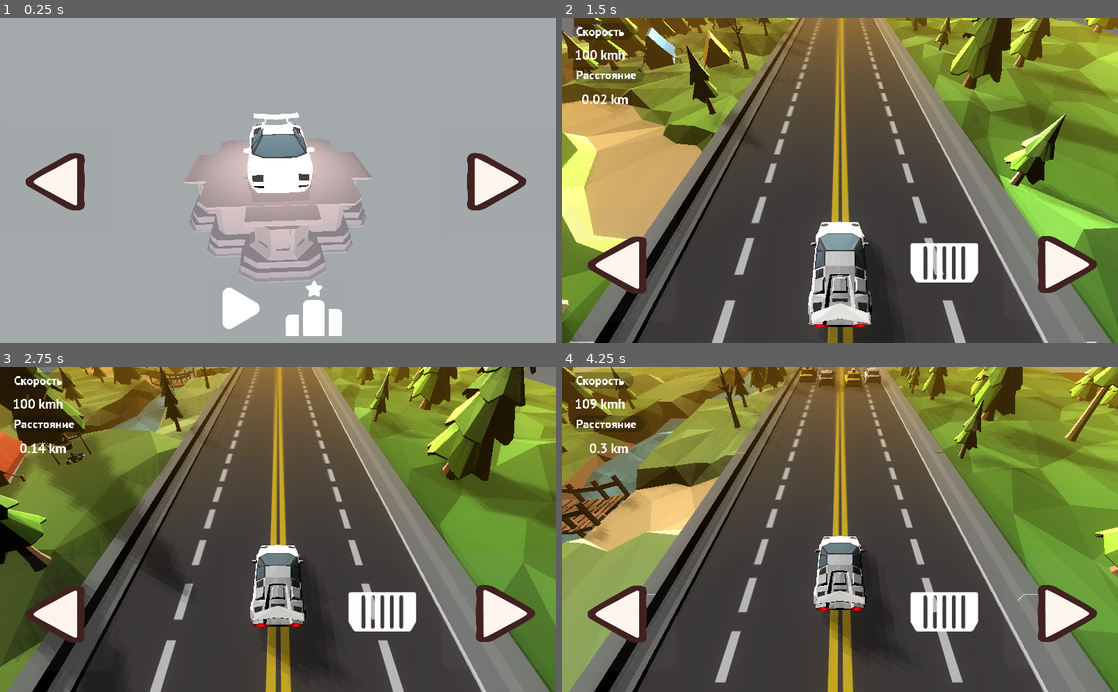
Above: before the commit, frames 1-4 (two rows, left to right).
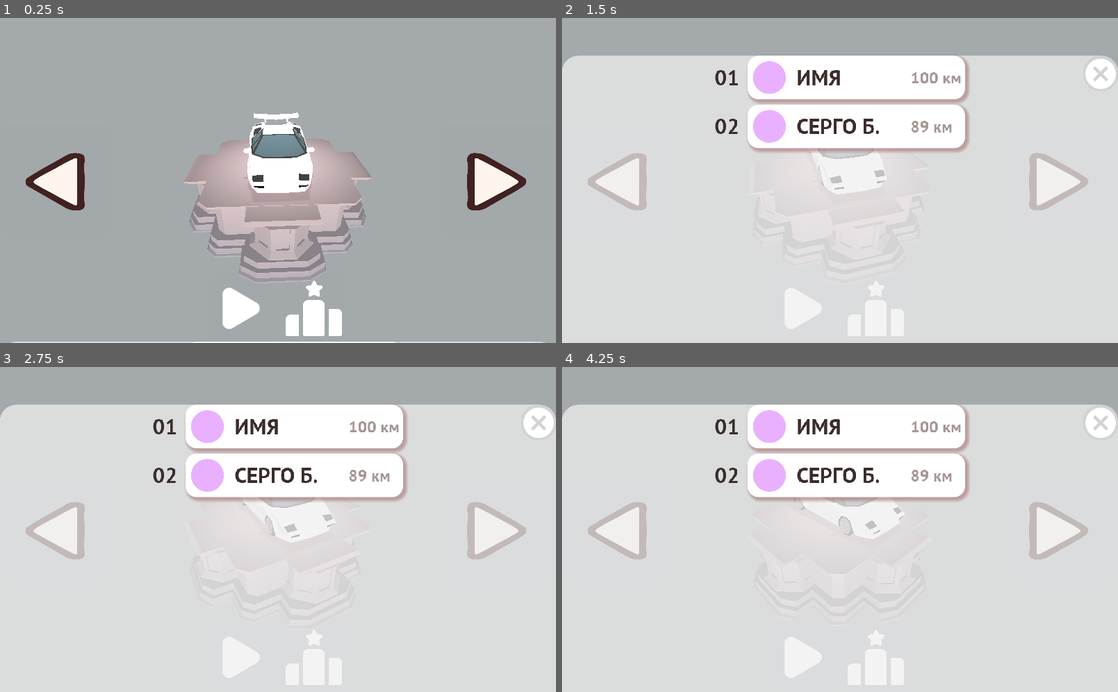
Above: after the commit, the same moments.

Repository: Aram-Osipyan/WebGames
Game: Godot game, scene res://scenes/menu.tscn
Two runs of this game, one before a commit and one after it. Both use one fixed random seed, a clock stepped at 60 frames per second and the inputs below.
Inputs (mouse positions are in pixels of both pictures, inside the frame that each line leads up to):
- Up to frame 1 (0.25 s): no input
- Up to frame 2 (1.5 s): click (873, 307) at 0.5 s; click (806, 307) at 1.25 s
- Up to frame 3 (2.75 s): click (383, 610) at 2.02 s
- Up to frame 4 (4.25 s): click (806, 656) at 2.77 s; click (1062, 529) at 3.52 s

The runs differ from the first frame. In frame 1, 0.4% of the frame differs, in the area x 2-98%, y 99-100%; in frame 2, 99%; in frame 3, 99%; in frame 4, 99%, in the area x 0-100%, y 0-100%.

Commit message:
draw menu and leaderboard page without server

Diff:
--- a/app/godot/traffic_racer/scenes/enemy_manager.gd
+++ b/app/godot/traffic_racer/scenes/enemy_manager.gd
@@ -124,7 +124,7 @@
 		return
 
 	var collider = kinematic_collider.collider
-	if Global.speed > 120:
+	if collider is KinematicBody and Global.speed > 120:
 		Global.make_game_over()
 		collider.move_and_collide(Vector3.FORWARD * delta * (Global.road_speed - speed))
 		Global.vibrate(500)
--- a/app/godot/traffic_racer/scenes/main.tscn
+++ b/app/godot/traffic_racer/scenes/main.tscn
@@ -12,6 +12,9 @@
 [ext_resource path="res://road_surface.tres" type="Shader" id=10]
 [ext_resource path="res://Дорожные Знаки2.png" type="Texture" id=11]
 [ext_resource path="res://scripts/road_surface.gd" type="Script" id=12]
+[ext_resource path="res://pause_icon.png" type="Texture" id=13]
+[ext_resource path="res://continue button 2.png" type="Texture" id=14]
+[ext_resource path="res://garage-3.png" type="Texture" id=15]
 
 [sub_resource type="Environment" id=1]
 ambient_light_color = Color( 0, 0, 0, 0.341176 )
@@ -110,8 +113,8 @@
 size = 22
 font_data = ExtResource( 9 )
 
-[sub_resource type="StyleBoxFlat" id=17]
-bg_color = Color( 0.0392157, 0.0392157, 0.0392157, 0.270588 )
+[sub_resource type="StyleBoxFlat" id=36]
+bg_color = Color( 0.0392157, 0.0392157, 0.0392157, 0.380392 )
 corner_radius_top_left = 15
 corner_radius_top_right = 15
 corner_radius_bottom_right = 15
@@ -119,7 +122,7 @@
 
 [sub_resource type="Theme" id=18]
 Label/fonts/font = SubResource( 19 )
-Label/styles/normal = SubResource( 17 )
+Label/styles/normal = SubResource( 36 )
 
 [sub_resource type="StyleBoxFlat" id=31]
 bg_color = Color( 0.6, 0.6, 0.6, 0 )
@@ -127,13 +130,56 @@
 [sub_resource type="Theme" id=28]
 Panel/styles/panel = SubResource( 31 )
 
-[sub_resource type="DynamicFont" id=29]
+[sub_resource type="DynamicFont" id=44]
 size = 50
-outline_color = Color( 1, 1, 1, 0 )
+outline_size = 2
+outline_color = Color( 0.0352941, 0.0156863, 0.0156863, 1 )
 font_data = ExtResource( 9 )
 
 [sub_resource type="Theme" id=30]
-Label/fonts/font = SubResource( 29 )
+Label/fonts/font = SubResource( 44 )
+
+[sub_resource type="StyleBoxFlat" id=43]
+bg_color = Color( 0.819608, 0.788235, 0.788235, 1 )
+corner_radius_top_left = 20
+corner_radius_top_right = 20
+corner_radius_bottom_right = 20
+corner_radius_bottom_left = 20
+
+[sub_resource type="StyleBoxFlat" id=39]
+bg_color = Color( 0.819608, 0.788235, 0.788235, 1 )
+corner_radius_top_left = 20
+corner_radius_top_right = 20
+corner_radius_bottom_right = 20
+corner_radius_bottom_left = 20
+
+[sub_resource type="StyleBoxFlat" id=42]
+bg_color = Color( 0.6, 0.568627, 0.568627, 1 )
+corner_radius_top_left = 20
+corner_radius_top_right = 20
+corner_radius_bottom_right = 20
+corner_radius_bottom_left = 20
+
+[sub_resource type="Theme" id=40]
+Button/styles/hover = SubResource( 43 )
+Button/styles/normal = SubResource( 39 )
+Button/styles/pressed = SubResource( 42 )
+
+[sub_resource type="DynamicFont" id=41]
+size = 37
+font_data = ExtResource( 9 )
+
+[sub_resource type="StyleBoxFlat" id=37]
+bg_color = Color( 0.6, 0.6, 0.6, 0 )
+corner_radius_top_left = 15
+corner_radius_top_right = 15
+corner_radius_bottom_right = 15
+corner_radius_bottom_left = 15
+
+[sub_resource type="Theme" id=38]
+Label/colors/font_color = Color( 0.00784314, 0.00392157, 0.00392157, 1 )
+Label/fonts/font = SubResource( 41 )
+Label/styles/normal = SubResource( 37 )
 
 [sub_resource type="BoxShape" id=22]
 extents = Vector3( 1, 1, 12.9177 )
@@ -290,15 +336,20 @@
 align = 2
 valign = 1
 
-[node name="Panel3" type="Panel" parent="Panel"]
+[node name="GameOver3" type="Panel" parent="Panel"]
 visible = false
-anchor_right = 1.0
-anchor_bottom = 1.0
-margin_bottom = -478.0
+anchor_left = 0.5
+anchor_top = 0.5
+anchor_right = 0.5
+anchor_bottom = 0.5
+margin_left = -262.0
+margin_top = -30.0
+margin_right = 296.0
+margin_bottom = 51.0
 rect_scale = Vector2( 1, 4.88 )
 theme = SubResource( 28 )
 
-[node name="Label" type="Label" parent="Panel/Panel3"]
+[node name="Label" type="Label" parent="Panel/GameOver3"]
 anchor_left = 0.5
 anchor_top = 0.5
 anchor_right = 0.5
@@ -311,6 +362,185 @@
 text = "игра окончена"
 uppercase = true
 
+[node name="MainMenuButton" type="Button" parent="Panel/GameOver3"]
+anchor_left = 0.5
+anchor_top = 0.5
+anchor_right = 0.5
+anchor_bottom = 0.5
+margin_left = -216.0
+margin_top = -84.5
+margin_right = 68.0
+margin_bottom = 43.5
+rect_min_size = Vector2( 0, 128 )
+rect_scale = Vector2( 1, 0.47541 )
+theme = SubResource( 40 )
+
+[node name="HBoxContainer" type="HBoxContainer" parent="Panel/GameOver3/MainMenuButton"]
+margin_right = 228.0
+margin_bottom = 128.0
+alignment = 1
+
+[node name="TextureRect" type="TextureRect" parent="Panel/GameOver3/MainMenuButton/HBoxContainer"]
+margin_right = 128.0
+margin_bottom = 128.0
+rect_min_size = Vector2( 128, 0 )
+texture = ExtResource( 15 )
+
+[node name="Speed Label" type="Label" parent="Panel/GameOver3/MainMenuButton/HBoxContainer"]
+margin_left = 132.0
+margin_top = 39.0
+margin_right = 228.0
+margin_bottom = 88.0
+theme = SubResource( 38 )
+text = "Меню"
+align = 1
+valign = 1
+
+[node name="Pause" type="Button" parent="Panel"]
+anchor_left = 1.0
+anchor_right = 1.0
+margin_left = -54.0
+margin_top = 10.0
+margin_right = -11.0
+margin_bottom = 56.0
+rect_scale = Vector2( 1, 1.00226 )
+theme = SubResource( 8 )
+icon = ExtResource( 13 )
+icon_align = 1
+expand_icon = true
+
+[node name="Modulation" type="Panel" parent="Panel"]
+visible = false
+modulate = Color( 0, 0, 0, 0 )
+anchor_right = 1.0
+anchor_bottom = 1.0
+
+[node name="PopupResume" type="Panel" parent="Panel"]
+visible = false
+self_modulate = Color( 1, 1, 1, 0 )
+anchor_left = 0.5
+anchor_top = 0.5
+anchor_right = 0.5
+anchor_bottom = 0.5
+margin_left = -190.5
+margin_top = -131.0
+margin_right = 190.5
+margin_bottom = 131.0
+
+[node name="VBoxContainer" type="VBoxContainer" parent="Panel/PopupResume"]
+anchor_right = 1.0
+anchor_bottom = 1.0
+
+[node name="ContinueButton" type="Button" parent="Panel/PopupResume/VBoxContainer"]
+margin_right = 381.0
+margin_bottom = 128.0
+rect_min_size = Vector2( 0, 128 )
+theme = SubResource( 40 )
+
+[node name="HBoxContainer" type="HBoxContainer" parent="Panel/PopupResume/VBoxContainer/ContinueButton"]
+margin_right = 40.0
+margin_bottom = 40.0
+
+[node name="TextureRect" type="TextureRect" parent="Panel/PopupResume/VBoxContainer/ContinueButton/HBoxContainer"]
+margin_right = 128.0
+margin_bottom = 128.0
+texture = ExtResource( 14 )
+
+[node name="Speed Label" type="Label" parent="Panel/PopupResume/VBoxContainer/ContinueButton/HBoxContainer"]
+margin_left = 132.0
+margin_top = 39.0
+margin_right = 344.0
+margin_bottom = 88.0
+theme = SubResource( 38 )
+text = " Продолжить"
+align = 1
+valign = 1
+
+[node name="MainMenuButton" type="Button" parent="Panel/PopupResume/VBoxContainer"]
+margin_top = 132.0
+margin_right = 381.0
+margin_bottom = 260.0
+rect_min_size = Vector2( 0, 128 )
+theme = SubResource( 40 )
+
+[node name="HBoxContainer" type="HBoxContainer" parent="Panel/PopupResume/VBoxContainer/MainMenuButton"]
+margin_right = 40.0
+margin_bottom = 40.0
+
+[node name="TextureRect" type="TextureRect" parent="Panel/PopupResume/VBoxContainer/MainMenuButton/HBoxContainer"]
+margin_right = 128.0
+margin_bottom = 128.0
+texture = ExtResource( 15 )
+
+[node name="Speed Label" type="Label" parent="Panel/PopupResume/VBoxContainer/MainMenuButton/HBoxContainer"]
+margin_left = 132.0
+margin_top = 39.0
+margin_right = 228.0
+margin_bottom = 88.0
+theme = SubResource( 38 )
+text = "Меню"
+align = 1
+valign = 1
+
+[node name="GameOver" type="Panel" parent="Panel"]
+self_modulate = Color( 1, 1, 1, 0 )
+anchor_right = 1.0
+anchor_bottom = 1.0
+
+[node name="VBoxContainer" type="VBoxContainer" parent="Panel/GameOver"]
+anchor_left = 0.5
+anchor_top = 0.5
+anchor_right = 0.5
+anchor_bottom = 0.5
+margin_left = -190.5
+margin_top = -98.5
+margin_right = 190.5
+margin_bottom = 98.5
+
+[node name="Label" type="Label" parent="Panel/GameOver/VBoxContainer"]
+margin_right = 381.0
+margin_bottom = 65.0
+theme = SubResource( 30 )
+text = "игра окончена"
+uppercase = true
+
+[node name="MainMenuButton" type="Button" parent="Panel/GameOver/VBoxContainer"]
+margin_top = 69.0
+margin_right = 381.0
+margin_bottom = 197.0
+rect_min_size = Vector2( 0, 128 )
+theme = SubResource( 40 )
+
+[node name="HBoxContainer" type="HBoxContainer" parent="Panel/GameOver/VBoxContainer/MainMenuButton"]
+margin_right = 40.0
+margin_bottom = 40.0
+
+[node name="TextureRect" type="TextureRect" parent="Panel/GameOver/VBoxContainer/MainMenuButton/HBoxContainer"]
+margin_right = 128.0
+margin_bottom = 128.0
+texture = ExtResource( 15 )
+
+[node name="Speed Label" type="Label" parent="Panel/GameOver/VBoxContainer/MainMenuButton/HBoxContainer"]
+margin_left = 132.0
+margin_top = 39.0
+margin_right = 228.0
+margin_bottom = 88.0
+theme = SubResource( 38 )
+text = "Меню"
+align = 1
+valign = 1
+
+[node name="ResultLabel" type="Label" parent="Panel/GameOver"]
+anchor_left = 0.5
+anchor_right = 0.5
+margin_left = -190.5
+margin_right = 190.5
+margin_bottom = 65.0
+theme = SubResource( 30 )
+text = "0 км"
+align = 1
+uppercase = true
+
 [node name="Colliders2" type="StaticBody" parent="."]
 transform = Transform( 1, 0, 0, 0, 1, 0, 0, 0, 1, -2.48994, 0, 41.2252 )
 collision_mask = 15
--- a/app/godot/traffic_racer/scenes/menu.tscn
+++ b/app/godot/traffic_racer/scenes/menu.tscn
@@ -9,6 +9,8 @@
 [ext_resource path="res://assets/ui/right.tres" type="Texture" id=7]
 [ext_resource path="res://assets/4567732_button_interface_multimedia_play_user_icon (1).png" type="Texture" id=8]
 [ext_resource path="res://assets/rank.png" type="Texture" id=9]
+[ext_resource path="res://assets/close_button_icon.png" type="Texture" id=10]
+[ext_resource path="res://fonts/PTSans-Bold.ttf" type="DynamicFontData" id=11]
 
 [sub_resource type="ProceduralSky" id=24]
 radiance_size = 0
@@ -66,6 +68,75 @@
 Button/styles/normal = SubResource( 7 )
 Button/styles/pressed = SubResource( 9 )
 
+[sub_resource type="StyleBoxFlat" id=25]
+bg_color = Color( 0.937255, 0.937255, 0.937255, 0.741176 )
+corner_radius_top_left = 30
+corner_radius_top_right = 30
+
+[sub_resource type="Theme" id=26]
+Panel/styles/panel = SubResource( 25 )
+
+[sub_resource type="StyleBoxFlat" id=27]
+bg_color = Color( 0.6, 0.6, 0.6, 0.160784 )
+corner_radius_top_left = 30
+corner_radius_top_right = 30
+corner_radius_bottom_right = 30
+corner_radius_bottom_left = 30
+
+[sub_resource type="Theme" id=28]
+Button/styles/focus = SubResource( 27 )
+Button/styles/hover = SubResource( 27 )
+Button/styles/normal = SubResource( 27 )
+Button/styles/pressed = SubResource( 27 )
+
+[sub_resource type="DynamicFont" id=34]
+size = 40
+font_data = ExtResource( 11 )
+
+[sub_resource type="Theme" id=35]
+Label/colors/font_color = Color( 0.231373, 0.172549, 0.172549, 1 )
+Label/fonts/font = SubResource( 34 )
+
+[sub_resource type="StyleBoxFlat" id=31]
+bg_color = Color( 1, 1, 1, 1 )
+corner_radius_top_left = 20
+corner_radius_top_right = 20
+corner_radius_bottom_right = 20
+corner_radius_bottom_left = 20
+shadow_color = Color( 0.662745, 0.462745, 0.462745, 0.6 )
+shadow_size = 7
+shadow_offset = Vector2( 4, 4 )
+
+[sub_resource type="Theme" id=32]
+Panel/styles/panel = SubResource( 31 )
+
+[sub_resource type="StyleBoxFlat" id=36]
+
+[sub_resource type="Theme" id=33]
+HBoxContainer/constants/separation = 4
+Panel/styles/panel = SubResource( 36 )
+
+[sub_resource type="StyleBoxFlat" id=39]
+bg_color = Color( 0.6, 0.6, 0.6, 0 )
+
+[sub_resource type="StyleBoxFlat" id=29]
+bg_color = Color( 0.956863, 0.831373, 1, 1 )
+corner_radius_top_left = 30
+corner_radius_top_right = 30
+corner_radius_bottom_right = 30
+corner_radius_bottom_left = 30
+
+[sub_resource type="Theme" id=30]
+Panel/styles/panel = SubResource( 29 )
+
+[sub_resource type="DynamicFont" id=38]
+size = 30
+font_data = ExtResource( 11 )
+
+[sub_resource type="Theme" id=37]
+Label/colors/font_color = Color( 0.65098, 0.592157, 0.592157, 1 )
+Label/fonts/font = SubResource( 38 )
+
 [node name="Spatial" type="Spatial"]
 script = ExtResource( 1 )
 
@@ -179,5 +250,173 @@
 texture = ExtResource( 9 )
 expand = true
 
+[node name="Leaderboard" type="Panel" parent="Panel"]
+anchor_right = 1.0
+anchor_bottom = 1.0
+margin_top = 598.0
+margin_bottom = 598.0
+theme = SubResource( 26 )
+
+[node name="Close" type="Button" parent="Panel/Leaderboard"]
+anchor_left = 1.0
+anchor_right = 1.0
+margin_left = -64.0
+margin_bottom = 65.0
+theme = SubResource( 28 )
+
+[node name="TextureRect" type="TextureRect" parent="Panel/Leaderboard/Close"]
+anchor_left = 0.5
+anchor_top = 0.5
+anchor_right = 0.5
+anchor_bottom = 0.5
+margin_left = -32.0
+margin_top = -32.0
+margin_right = 32.0
+margin_bottom = 32.0
+texture = ExtResource( 10 )
+
+[node name="VBoxContainer" type="VBoxContainer" parent="Panel/Leaderboard"]
+anchor_left = 0.5
+anchor_right = 0.5
+margin_left = -250.0
+margin_right = 250.0
+margin_bottom = 600.0
+rect_min_size = Vector2( 500, 0 )
+rect_pivot_offset = Vector2( 250, 0 )
+custom_constants/separation = 10
+
+[node name="HBoxContainer" type="HBoxContainer" parent="Panel/Leaderboard/VBoxContainer"]
+margin_right = 500.0
+margin_bottom = 80.0
+custom_constants/separation = 15
+alignment = 1
+
+[node name="Label" type="Label" parent="Panel/Leaderboard/VBoxContainer/HBoxContainer"]
+margin_left = 19.0
+margin_top = 13.0
+margin_right = 65.0
+margin_bottom = 66.0
+theme = SubResource( 35 )
+text = "01"
+uppercase = true
+
+[node name="Panel" type="Panel" parent="Panel/Leaderboard/VBoxContainer/HBoxContainer"]
+margin_left = 80.0
+margin_right = 480.0
+margin_bottom = 80.0
+rect_min_size = Vector2( 400, 80 )
+theme = SubResource( 32 )
+
+[node name="HBoxContainer" type="HBoxContainer" parent="Panel/Leaderboard/VBoxContainer/HBoxContainer/Panel"]
+anchor_right = 1.0
+anchor_bottom = 1.0
+rect_scale = Vector2( 1, 1.00115 )
+theme = SubResource( 33 )
+custom_constants/separation = 10
+
+[node name="Panel" type="Panel" parent="Panel/Leaderboard/VBoxContainer/HBoxContainer/Panel/HBoxContainer"]
+margin_right = 80.0
+margin_bottom = 80.0
+rect_min_size = Vector2( 80, 0 )
+custom_styles/panel = SubResource( 39 )
+
+[node name="ColorRect" type="Panel" parent="Panel/Leaderboard/VBoxContainer/HBoxContainer/Panel/HBoxContainer/Panel"]
+modulate = Color( 0.956863, 0.831373, 1, 1 )
+anchor_left = 0.5
+anchor_top = 0.5
+anchor_right = 0.5
+anchor_bottom = 0.5
+margin_left = -30.0
+margin_top = -30.0
+margin_right = 30.0
+margin_bottom = 30.0
+rect_min_size = Vector2( 60, 60 )
+theme = SubResource( 30 )
+
+[node name="Label" type="Label" parent="Panel/Leaderboard/VBoxContainer/HBoxContainer/Panel/HBoxContainer"]
+margin_left = 90.0
+margin_top = 13.0
+margin_right = 290.0
+margin_bottom = 66.0
+rect_min_size = Vector2( 200, 0 )
+theme = SubResource( 35 )
+text = "Имя"
+uppercase = true
+
+[node name="Result" type="Label" parent="Panel/Leaderboard/VBoxContainer/HBoxContainer/Panel/HBoxContainer"]
+margin_left = 300.0
+margin_top = 20.0
+margin_right = 394.0
+margin_bottom = 60.0
+theme = SubResource( 37 )
+text = "100 км"
+
+[node name="HBoxContainer2" type="HBoxContainer" parent="Panel/Leaderboard/VBoxContainer"]
+margin_top = 90.0
+margin_right = 500.0
+margin_bottom = 170.0
+custom_constants/separation = 15
+alignment = 1
+
+[node name="Label" type="Label" parent="Panel/Leaderboard/VBoxContainer/HBoxContainer2"]
+margin_left = 19.0
+margin_top = 13.0
+margin_right = 65.0
+margin_bottom = 66.0
+theme = SubResource( 35 )
+text = "02"
+uppercase = true
+
+[node name="Panel" type="Panel" parent="Panel/Leaderboard/VBoxContainer/HBoxContainer2"]
+margin_left = 80.0
+margin_right = 480.0
+margin_bottom = 80.0
+rect_min_size = Vector2( 400, 80 )
+theme = SubResource( 32 )
+
+[node name="HBoxContainer" type="HBoxContainer" parent="Panel/Leaderboard/VBoxContainer/HBoxContainer2/Panel"]
+anchor_right = 1.0
+anchor_bottom = 1.0
+rect_scale = Vector2( 1, 1.00115 )
+theme = SubResource( 33 )
+custom_constants/separation = 10
+
+[node name="Panel" type="Panel" parent="Panel/Leaderboard/VBoxContainer/HBoxContainer2/Panel/HBoxContainer"]
+margin_right = 80.0
+margin_bottom = 80.0
+rect_min_size = Vector2( 80, 0 )
+custom_styles/panel = SubResource( 39 )
+
+[node name="ColorRect" type="Panel" parent="Panel/Leaderboard/VBoxContainer/HBoxContainer2/Panel/HBoxContainer/Panel"]
+modulate = Color( 0.956863, 0.831373, 1, 1 )
+anchor_left = 0.5
+anchor_top = 0.5
+anchor_right = 0.5
+anchor_bottom = 0.5
+margin_left = -30.0
+margin_top = -30.0
+margin_right = 30.0
+margin_bottom = 30.0
+rect_min_size = Vector2( 60, 60 )
+theme = SubResource( 30 )
+
+[node name="Label" type="Label" parent="Panel/Leaderboard/VBoxContainer/HBoxContainer2/Panel/HBoxContainer"]
+margin_left = 90.0
+margin_top = 13.0
+margin_right = 290.0
+margin_bottom = 66.0
+rect_min_size = Vector2( 200, 0 )
+theme = SubResource( 35 )
+text = "серго б."
+uppercase = true
+
+[node name="Result" type="Label" parent="Panel/Leaderboard/VBoxContainer/HBoxContainer2/Panel/HBoxContainer"]
+margin_left = 300.0
+margin_top = 20.0
+margin_right = 377.0
+margin_bottom = 60.0
+theme = SubResource( 37 )
+text = "89 км"
+
 [node name="DirectionalLight" type="DirectionalLight" parent="."]
 light_energy = 0.467
--- a/app/godot/traffic_racer/scripts/global.gd
+++ b/app/godot/traffic_racer/scripts/global.gd
@@ -4,6 +4,7 @@
 
 signal input(event)
 signal speed_changed(speed)
+signal game_over
 
 var speed = 100 setget set_speed, get_speed
 
@@ -43,7 +44,14 @@
 	return game_state == GameState.GAME_OVER
 
 func make_game_over():
+	emit_signal("game_over")
 	game_state = GameState.GAME_OVER
+
+func make_menu():
+	game_state = GameState.MENU
+
+func make_game():
+	game_state = GameState.GAME
 
 func get_current_player_prefab():
 	return player_prefabs[choosed_prefab]
--- a/app/godot/traffic_racer/scripts/menu.gd
+++ b/app/godot/traffic_racer/scripts/menu.gd
@@ -1,6 +1,9 @@
 extends Spatial
 
 var prefabs = []
+
+var leaderboard_popup:Tween
+var leaderboard_close:Tween
 
 func _ready():
 	for prefab in Global.player_prefabs:
@@ -16,6 +19,15 @@
 	$Panel/Right.connect("pressed", self, 'choose_next')
 	$Panel/Left.connect("pressed", self, 'choose_previous')
 	$Panel/HBoxContainer/Play_Button.connect("pressed", self, "play")
+	$Panel/HBoxContainer/Leaderboard.connect("pressed", self, "leaderboard_popup")
+	$Panel/Leaderboard/Close.connect("pressed", self, "leaderboard_close")
+
+	leaderboard_popup = Tween.new()
+	leaderboard_close = Tween.new()
+	#popup_tween.interpolate_property(self, '')
+	self.add_child(leaderboard_popup)
+	self.add_child(leaderboard_close)
+
 func _process(delta):
 	$Pedestal.rotate_y(+.003)
 
@@ -35,5 +47,26 @@
 	choose_prefab(Global.choosed_prefab)
 
 func play():
-	print('play')
+	Global.make_game()
 	get_tree().change_scene('res://scenes/main.tscn')
+
+func leaderboard_popup():
+	leaderboard_popup.remove_all()
+	leaderboard_popup.interpolate_method($Panel/Leaderboard, \
+		"set_position", \
+		Vector2(0, OS.get_window_size().y), \
+		Vector2(0, 40), 0.4, 3)
+	leaderboard_popup.interpolate_method($Panel/Leaderboard, \
+		"set_position", \
+		Vector2(0, 40), \
+		Vector2(0, 70), 0.15, 1, 0, 0.4)
+	leaderboard_popup.start()
+
+	#self.set_position(Vector2(0,160))
+func leaderboard_close():
+	leaderboard_close.remove_all()
+	leaderboard_close.interpolate_method($Panel/Leaderboard, \
+		"set_position", \
+		Vector2(0, 170), \
+		Vector2(0, OS.get_window_size().y), 0.15, 1, 0, 0)
+	leaderboard_close.start()
--- a/app/godot/traffic_racer/scripts/road_surface.gd
+++ b/app/godot/traffic_racer/scripts/road_surface.gd
@@ -1,17 +1,11 @@
 extends Spatial
 
-
-# Declare member variables here. Examples:
-# var a = 2
-# var b = "text"
 onready var mat
 
 # Called when the node enters the scene tree for the first time.
 func _ready():
 	mat = $MeshInstance.get_surface_material(0)
 
-
-# Called every frame. 'delta' is the elapsed time since the previous frame.
 func _process(delta):
 	mat.set_shader_param("Speed", Vector3(0, - Global.speed * 0.001 ,0))
 	mat.set_shader_param("Distance", Vector3(0,- Global.distance * 0.009,0))
--- a/app/godot/traffic_racer/scripts/ui_controller.gd
+++ b/app/godot/traffic_racer/scripts/ui_controller.gd
@@ -1,22 +1,39 @@
 extends Panel
 
+var tween
+var out_tween:Tween
+var game_over_tween:Tween
 
-# Declare member variables here. Examples:
-# var a = 2
-# var b = "text"
+func _ready():
+	$Pause.connect("pressed", self, "_on_pause_button_down")
+	$PopupResume/VBoxContainer/ContinueButton.connect("pressed", self, "_on_resume_button_down")
+	$PopupResume/VBoxContainer/MainMenuButton.connect("pressed", self, "_on_main_menu_button_pressed")
+	$GameOver/VBoxContainer/MainMenuButton.connect("pressed", self, "_on_main_menu_button_pressed")
+
+	$GameOver.visible = false
+	Global.connect("game_over", self, "_on_game_over")
+
+	$PopupResume.visible = false
+	$PopupResume.pause_mode = Node.PAUSE_MODE_PROCESS
+	$PopupResume.rect_pivot_offset = $PopupResume.rect_size / 2
+	$GameOver.rect_pivot_offset = $PopupResume.rect_size / 2
+
+	tween = Tween.new()
+	out_tween = Tween.new()
+	game_over_tween = Tween.new()
+
+	tween.pause_mode = Node.PAUSE_MODE_PROCESS
+	out_tween.pause_mode = Node.PAUSE_MODE_PROCESS
+	game_over_tween.pause_mode = Node.PAUSE_MODE_PROCESS
+
+	self.add_child(tween)
+	self.add_child(out_tween)
+	self.add_child(game_over_tween)
 
 
-# Called when the node enters the scene tree for the first time.
-func _ready():
-	pass # Replace with function body.
-
-
-# Called every frame. 'delta' is the elapsed time since the previous frame.
 func _process(delta):
 	$Panel2/Speed.text = "\n" + str(int(Global.speed)) + " kmh"
 	$Panel2/Distance.text = "\n" + str(stepify(Global.distance / 1000.0, 0.01)) + ' km'
-
-
 
 func _on_Button3_button_down():
 	var ev = InputEventAction.new()
@@ -51,8 +68,6 @@
 	# Feedback.
 	Input.parse_input_event(ev)
 
-
-
 func _on_break_button_up():
 	var ev = InputEventAction.new()
 	# Set as ui_left, pressed.
@@ -68,3 +83,70 @@
 	ev.pressed = true
 	# Feedback.
 	Input.parse_input_event(ev)
+
+func _on_pause_button_down():
+	print('pause')
+	$Modulation.visible = true
+	$PopupResume.rect_scale = Vector2(0.2, 0.2)
+	$PopupResume.visible = true
+
+	tween.remove_all()
+	tween.interpolate_property($PopupResume, 'rect_scale', Vector2(0.2, 0.2), Vector2(1.2, 1.2), 0.2)
+	tween.interpolate_property($PopupResume, \
+		'rect_scale', \
+		Vector2(1.2, 1.2), \
+		Vector2(1, 1), \
+		0.1, # duration
+		0, 2,
+		0.2 # delay
+	)
+	tween.interpolate_method(self, 'set_modulation', 0, 0.7, 0.2)
+
+	tween.start()
+	get_tree().paused = true
+
+func _on_resume_button_down():
+	$PopupResume.rect_scale = Vector2(0.2, 0.2)
+	out_tween.remove_all()
+
+	out_tween.interpolate_property($PopupResume, 'rect_scale', Vector2(1, 1), Vector2(0.2, 0.2), 0.2)
+
+	out_tween.interpolate_method(self, 'set_modulation', 0.7, 0, 0.2)
+	out_tween.start()
+	out_tween.connect("tween_all_completed", self, "_on_popup_animation_end")
+
+func _on_main_menu_button_pressed():
+	get_tree().paused = false
+	get_tree().change_scene('res://scenes/menu.tscn')
+	Global.make_menu()
+
+func _on_popup_animation_end():
+	get_tree().paused = false
+	$Modulation.visible = false
+	$PopupResume.visible = false
+
+func set_modulation(val):
+	$Modulation.modulate = Color(1, 1, 1, val)
+
+func _on_game_over():
+	if Global.is_game_over():
+		return
+	$GameOver/ResultLabel.text = str(stepify(Global.distance / 1000.0, 0.01)) + ' km'
+	$Modulation.visible = true
+	$GameOver.visible = true
+	$GameOver.rect_scale = Vector2(0.2, 0.2)
+	$Pause.disabled = true
+	game_over_tween.remove_all()
+
+	game_over_tween.interpolate_property($GameOver, 'rect_scale', Vector2(0.2, 0.2), Vector2(1.2, 1.2), 0.2)
+	game_over_tween.interpolate_property($GameOver, \
+		'rect_scale', \
+		Vector2(1.2, 1.2), \
+		Vector2(1, 1), \
+		0.1, # duration
+		0, 2,
+		0.2 # delay
+	)
+	game_over_tween.interpolate_method(self, 'set_modulation', 0, 0.7, 0.2)
+
+	game_over_tween.start()
Binary file added: app/godot/traffic_racer/2203520_circle_dot_record_round_icon.png
Not shown, added: app/godot/traffic_racer/2203520_circle_dot_record_round_icon.png.import
Binary file added: app/godot/traffic_racer/assets/close_button_icon.png
Not shown, added: app/godot/traffic_racer/assets/close_button_icon.png.import
Binary file added: app/godot/traffic_racer/continue button 2.png
Not shown, added: app/godot/traffic_racer/continue button 2.png.import
Binary file added: app/godot/traffic_racer/continue button.png
Not shown, added: app/godot/traffic_racer/continue button.png.import
Not shown, changed: app/godot/traffic_racer/export_presets.cfg
Binary file added: app/godot/traffic_racer/garage-128.png
Not shown, added: app/godot/traffic_racer/garage-128.png.import
Binary file added: app/godot/traffic_racer/garage-3.png
(and 13 more such lines)
